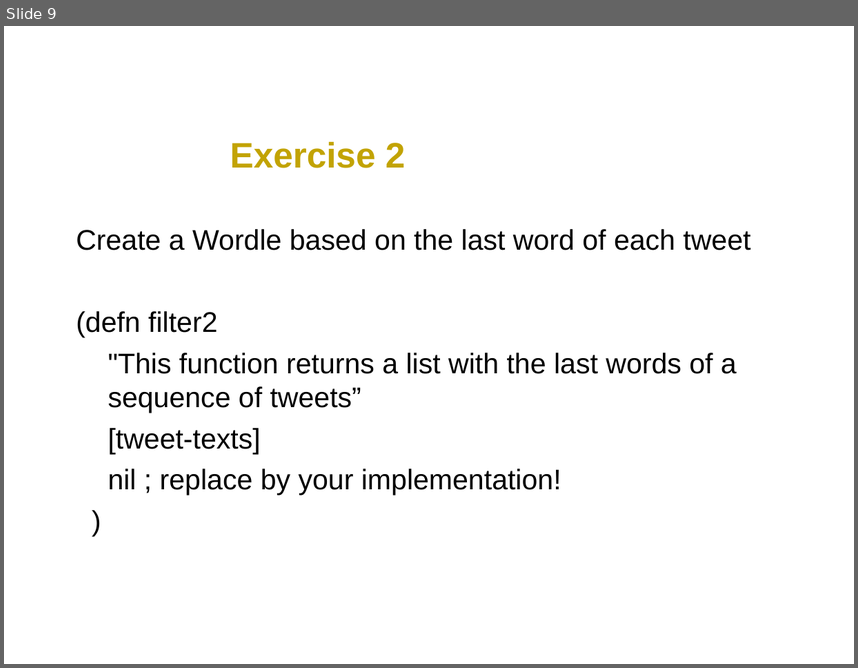
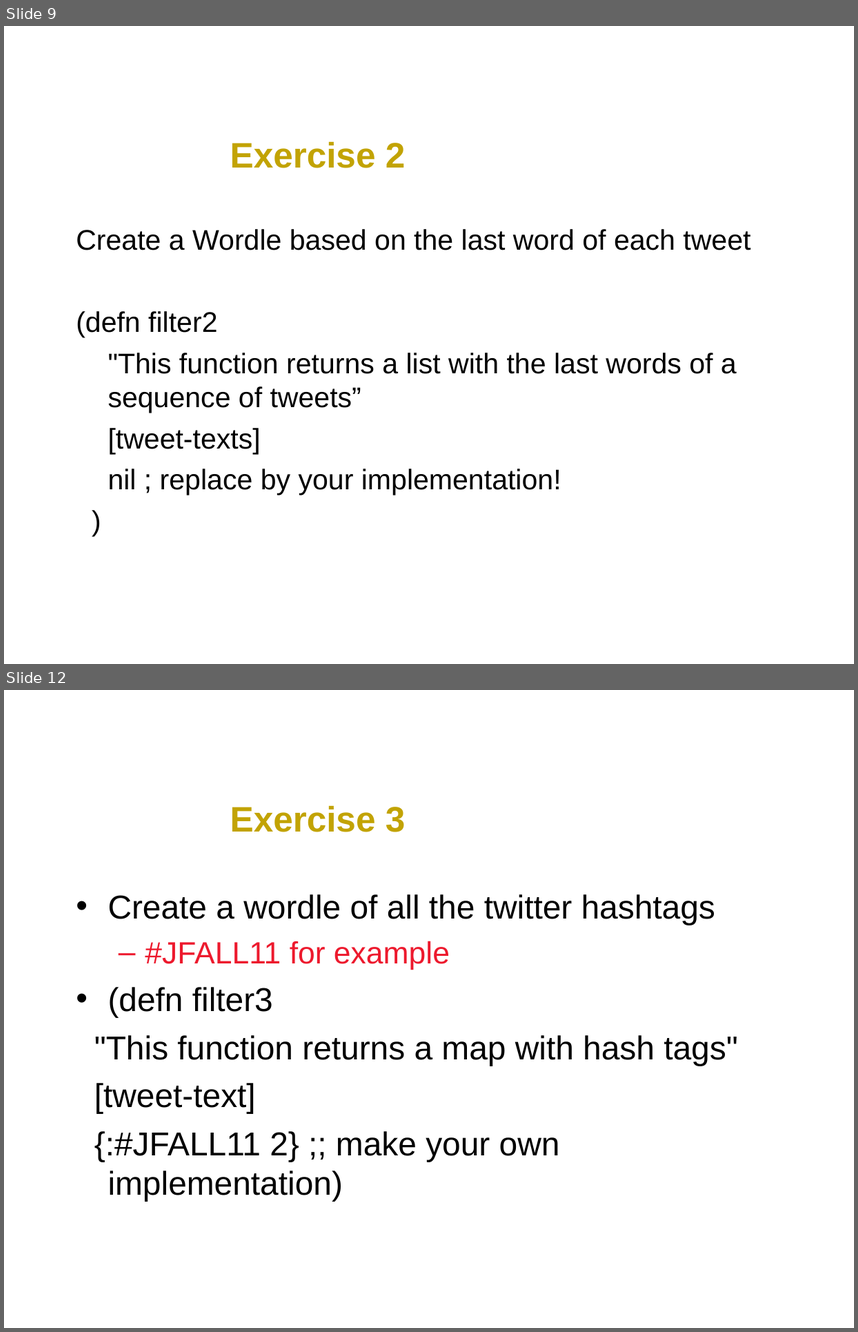
Before and after one commit to svdberg/ClojureJFall2011, a slide deck: ClojureWorkshop.ppt. Shown one above the other, each under a label of ours: slide 9 before the commit, slides 9 and 12 after it; the slides between them are not shown. The pictures are 858x668 and 858x1332 pixels, drawn with LibreOffice and Linux fonts; fonts in the diff are those of the drawing; background and template pictures are left out. Boxes give left, top, right and bottom in pixels: in the first picture for what was removed or moved away, otherwise in the second. Text is boxed around its words. In the diff, an @@ line names an element or a change of style, - is before the commit and + after.

```diff
--- a/ClojureWorkshop.ppt
+++ b/ClojureWorkshop.ppt
@@ slide 12 added at (x1=4, y1=690, x2=854, y2=1328), background #FFFFFF @@
@@ title added at (x1=230, y1=805, x2=406, y2=832), 30 pt, text #C2A303, bold @@
+Exercise 3
@@ text added at (x1=94, y1=894, x2=737, y2=1201), 28 pt, text #000000 @@
+• Create a wordle of all the twitter hashtags
+  – #JFALL11 for example
+• (defn filter3
+"This function returns a map with hash tags"
+[tweet-text]
+{:#JFALL11 2} ;; make your own implementation)
```
Also in this commit, not shown: 1 slide changed, 9 other slides added, 2 slides removed, 2 other files.
